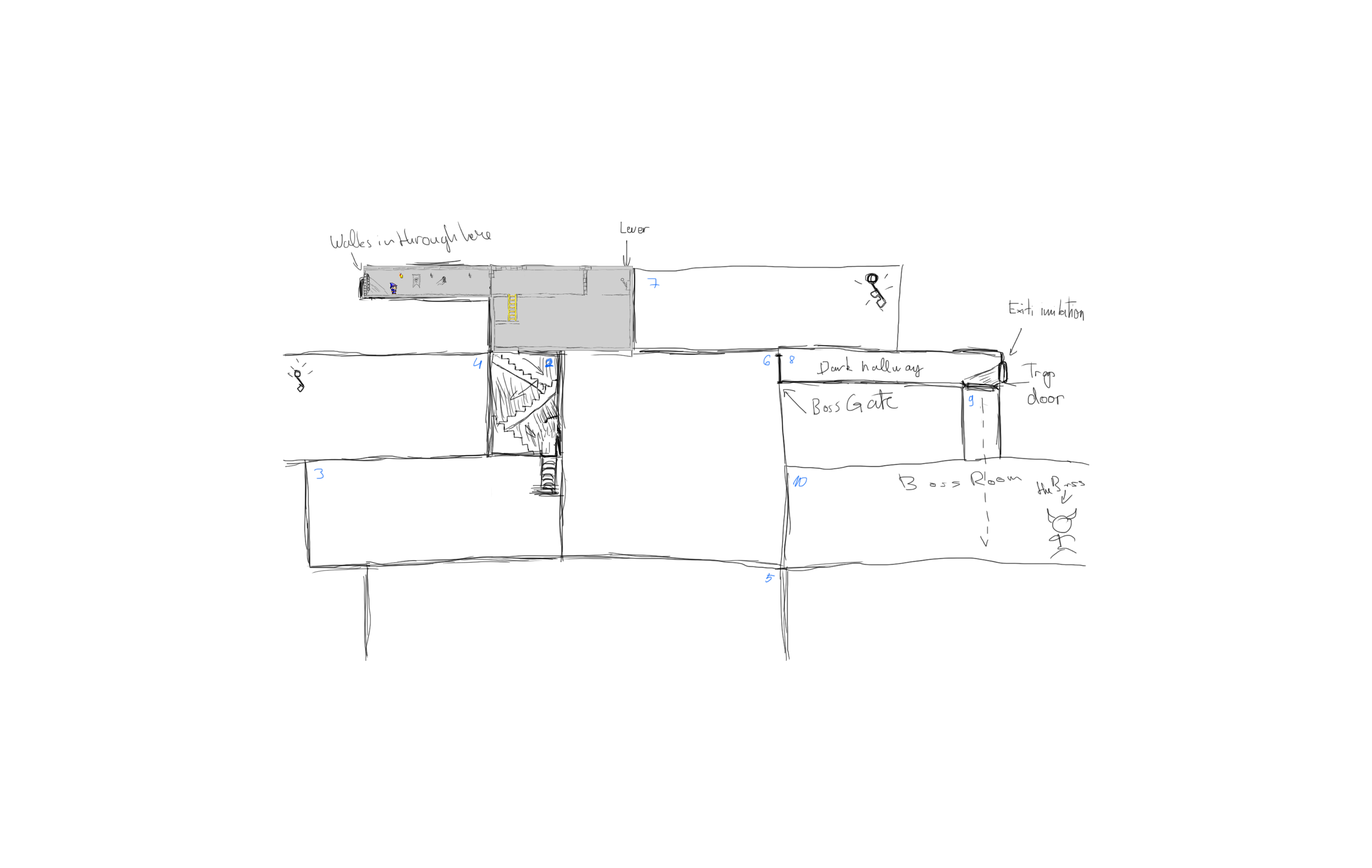
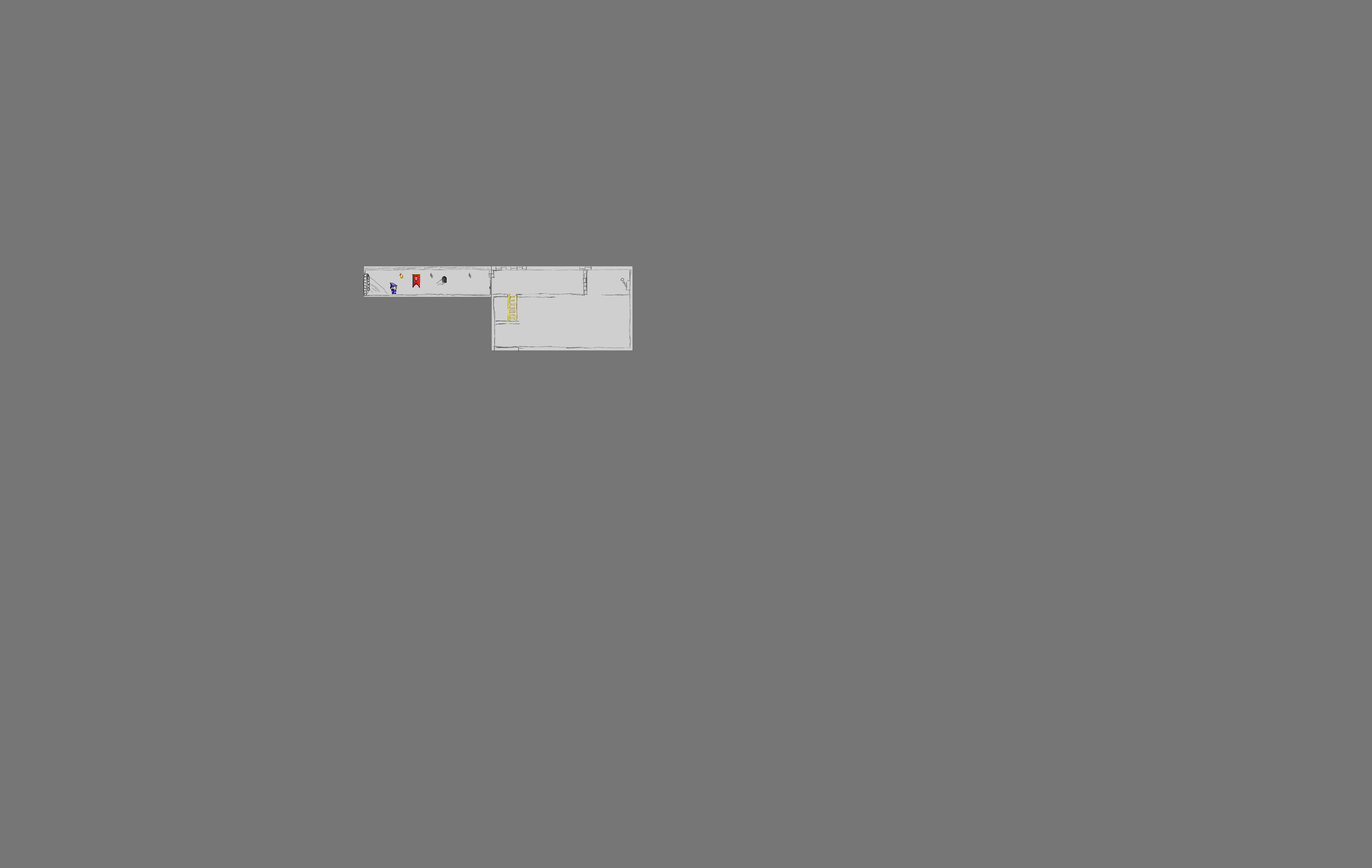
Before/after of a 1372x868 layered artwork. What changed in the layer stack:
added group "Windows" with 6 layers above "Banners" over [442, 276, 447, 283]
added group "barred window" with 5 layers in group "Windows" over [442, 276, 447, 283]
added layer "stars1" in group "barred window" over [443, 277, 447, 282]
added layer "bars" in group "barred window" over [442, 276, 446, 283]
added layer "Layer 3" in group "barred window" over [442, 276, 447, 283]
added group "Banners" with 5 layers above "Candles" over [412, 273, 421, 288]
added group "red skull" with 4 layers in group "Banners" over [412, 273, 421, 288]
added layer "shading" in group "red skull" over [413, 274, 420, 287]
added layer "skull" in group "red skull" over [413, 276, 419, 283]
added layer "base frame black" in group "red skull" over [412, 273, 421, 288]
added layer "base color" in group "red skull" over [412, 274, 420, 288]
hid "map" over [282, 220, 1090, 661]
hid "white bg" over [142, 154, 1247, 712]
showed "darker bg" over [0, 0, 1372, 868]
